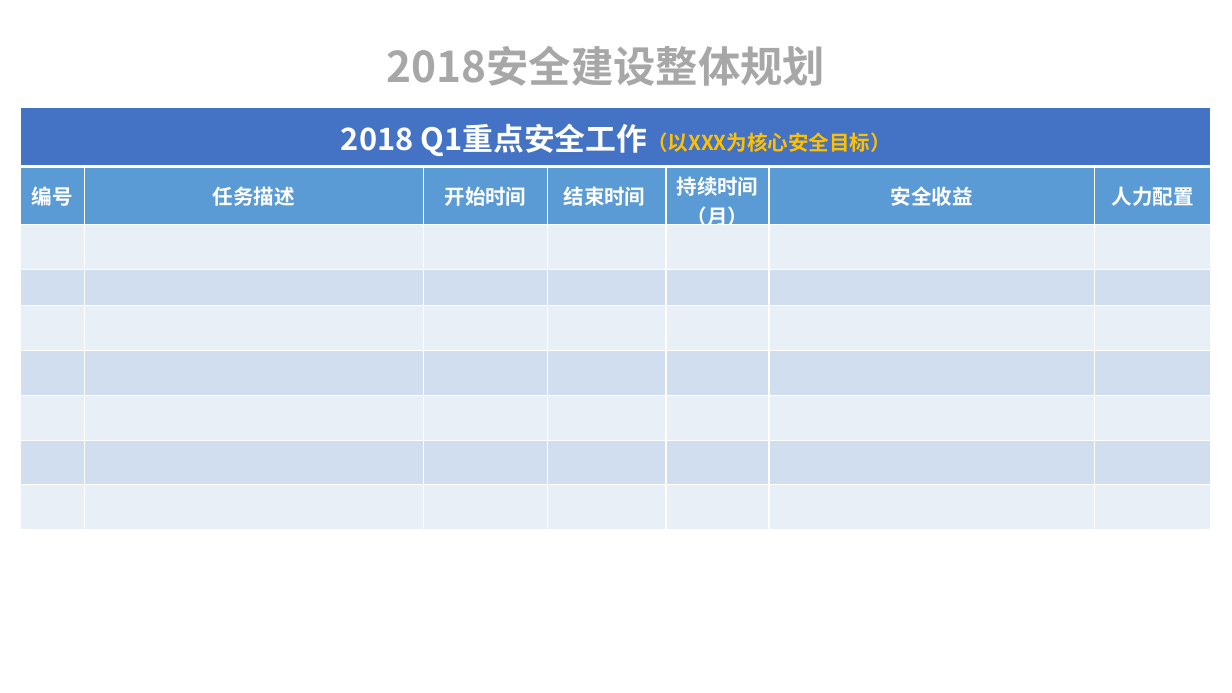
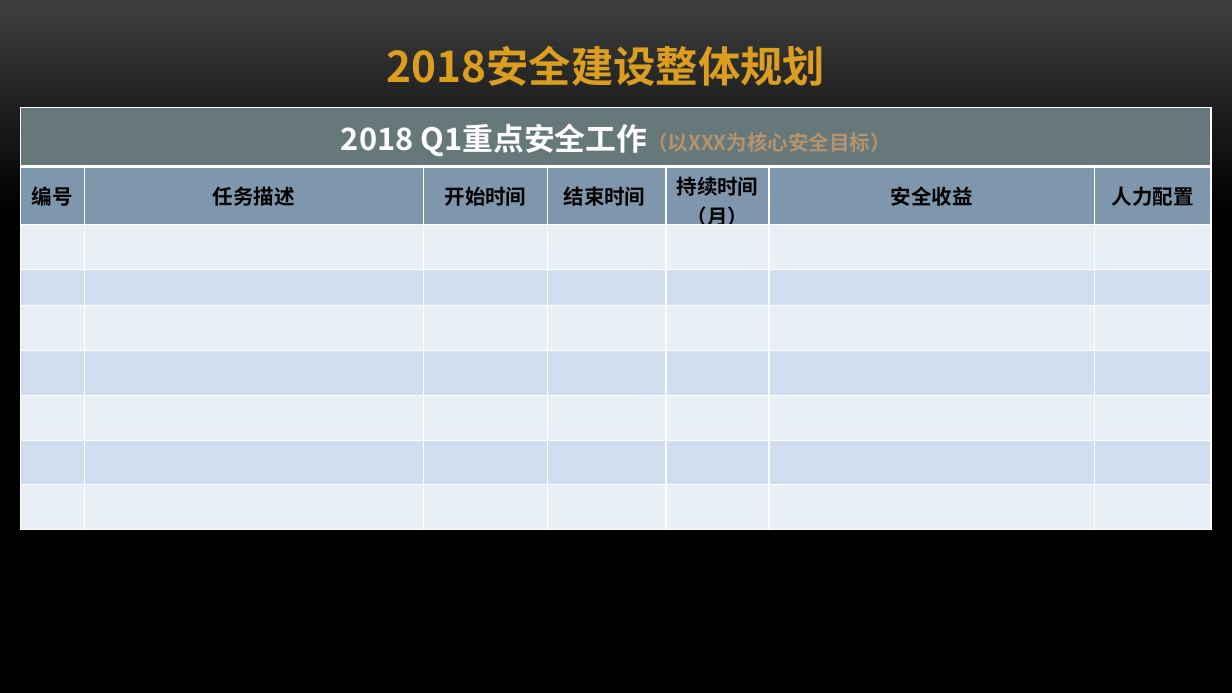
Before and after one commit to ym2011/SecurityMind, a slide deck: slide 13 of 互联网企业安全建设整体规划.pptx. Drawn at 1232x693 pixels with LibreOffice and Linux fonts; fonts in the diff are those of the drawing; background and template pictures are left out. Boxes give left, top, right and bottom in pixels: in the first picture for what was removed or moved away, otherwise in the second. Text is boxed around its words. In the diff, an @@ line names an element or a change of style, - is before the commit and + after.

Commit message:
信息安全管理
信息安全管理

```diff
--- a/互联网企业安全建设整体规划.pptx
+++ b/互联网企业安全建设整体规划.pptx
@@ background #FFFFFF to picture (left out) @@
@@ text "2018安全建设整体规划" at [386,46,825,86]: text colour #A7A7A7 to #DC9E1F @@
@@ table at [20,107,1213,530] @@
@@ fill #4472C4 to #67787B in row 1, column 1 @@
@@ fill #5B9BD5 to #7E97AD in row 2 @@
@@ text colour #FFC000 to #B4936D in "Q1重点安全工作（以XXX为核心安全目标）" @@
@@ text colour #FFFFFF to #000000 in "编号", "任务描述", "开始时间", "结束时间" and 3 more places @@
```
Also in this commit, not shown: 27 other slides changed, 2 other files.
